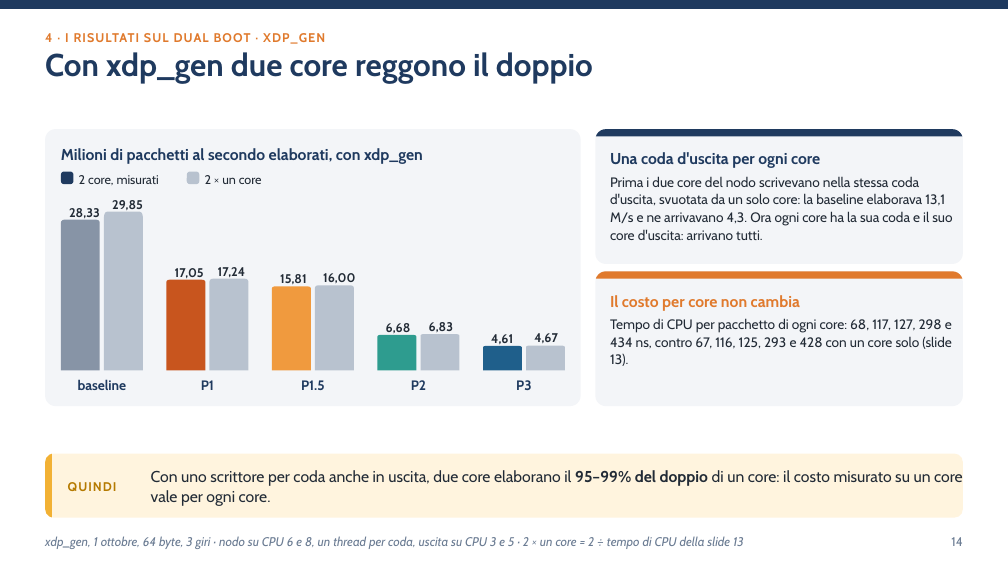
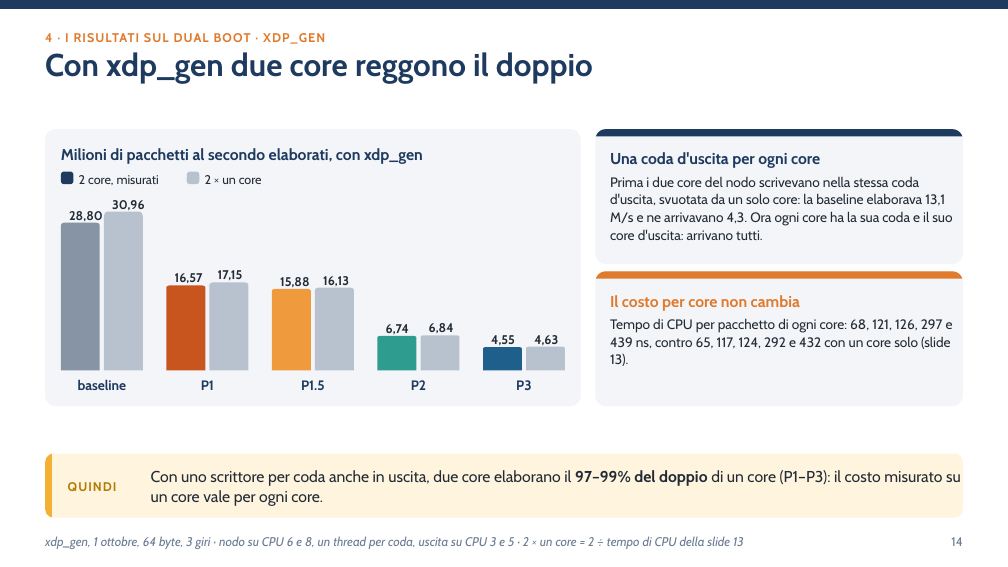
Before and after one commit to ettore-cantile/ipa_lab, a slide deck: slide 14 of docs/Test reale su dual boot.pptx. Drawn at 1008x567 pixels with LibreOffice and Linux fonts; fonts in the diff are those of the drawing. Boxes give left, top, right and bottom in pixels: in the first picture for what was removed or moved away, otherwise in the second. Text is boxed around its words. In the diff, an @@ line names an element or a change of style, - is before the commit and + after.

```diff
--- a/docs/Test reale su dual boot.pptx
+++ b/docs/Test reale su dual boot.pptx
@@ text at [112,200,144,210]: text changed @@
-29,85
+30,96
@@ text at [69,211,103,221]: text changed @@
-28,33
+28,80
@@ freeform shape: place and size @@
-freeform shape at [166,280,205,371]
+freeform shape at [166,286,205,371]
@@ text at [175,273,203,286]: text changed @@
-17,05
+16,57
@@ freeform shape: place and size @@
-freeform shape at [209,279,248,371]
+freeform shape at [209,283,248,371]
@@ text at [218,270,243,280]: text changed @@
-17,24
+17,15
@@ text at [280,277,309,287]: text changed @@
-15,81
+15,88
@@ outline redrawn in 6 elements at [483,347,522,371], [420,336,459,371], [272,289,311,371], [61,223,100,371], [526,347,565,371], [315,288,354,371] @@
@@ text at [323,276,349,286]: text changed @@
-16,00
+16,13
@@ text at [386,324,409,334]: text changed @@
-6,68
+6,74
@@ text at [429,323,454,333]: text changed @@
-6,83
+6,84
@@ text at [610,318,953,366]: text changed @@
-Tempo di CPU per pacchetto di ogni core: 68, 117, 127, 298 e 434 ns, contro 67, 116, 125, 293 e 428 con un core solo (slide 13).
+Tempo di CPU per pacchetto di ogni core: 68, 121, 126, 297 e 439 ns, contro 65, 117, 124, 292 e 432 con un core solo (slide 13).
@@ text at [491,335,515,345]: text changed @@
-4,61
+4,55
@@ text at [534,335,558,345]: text changed @@
-4,67
+4,63
@@ text at [151,470,961,506]: text changed @@
-Con uno scrittore per coda anche in uscita, due core elaborano il 95–99% del doppio di un core: il costo misurato su un core vale per ogni core.
+Con uno scrittore per coda anche in uscita, due core elaborano il 97–99% del doppio di un core (P1–P3): il costo misurato su un core vale per ogni core.
```
Also in this commit, not shown: 5 other slides changed, 27 other files.
